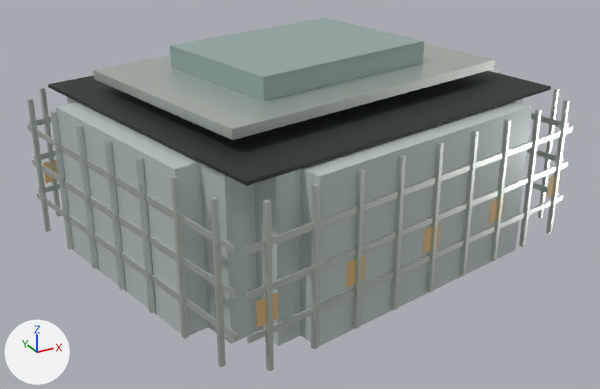
Two versions of the Blender file landmarks/assets/szu-performance.blend, one commit apart.
The view is the same before and after, from a 50 mm lens placed at (-59.0, -108.3, 59.6), pointed at (-1.4, -3.6, 7.3). Arrows for +X, +Y and +Z are at lower left; the lights stay in place. The older version comes first.

The scene before the commit, as lines of its bpy script (objects in view):
```python
ob_crown_box = bpy.data.objects.new('crown_box', me_crown_box)
ob_crown_box.location = (0.0, 0.0, 0.0)
ob_crown_box_001 = bpy.data.objects.new('crown_box.001', me_crown_box_001)
ob_crown_box_001.location = (0.0, 0.0, 0.0)
ob_envelope = bpy.data.objects.new('envelope', me_envelope)
ob_envelope.location = (0.0, 0.0, 0.0)
ob_fins = bpy.data.objects.new('fins', me_fins)
ob_fins.location = (0.0, 0.0, 0.0)
ob_floor_bands = bpy.data.objects.new('floor_bands', me_floor_bands)
ob_floor_bands.location = (0.0, 0.0, 0.0)
ob_roof_deck = bpy.data.objects.new('roof_deck', me_roof_deck)
ob_roof_deck.location = (0.0, 0.0, 0.0)
# also in view: 'night_windows' at (0.0, -0.4, 8.6)
```
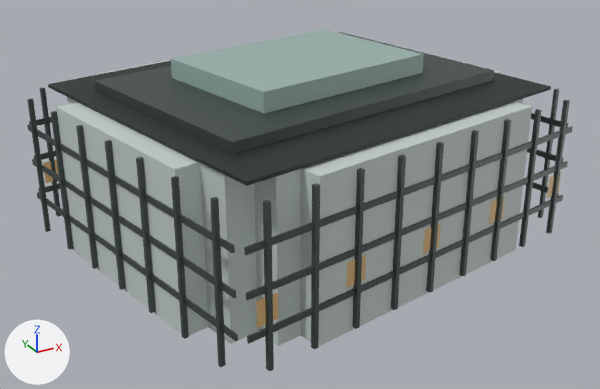
The change, as JSON lines over the scene's bpy script:
```json
{"op": "set", "path": "mat_glass.roughness", "old": "0.16", "new": "0.58"}
{"op": "set", "path": "mat_metal.base_color", "old": "(0.665, 0.723, 0.672)", "new": "(0.0685, 0.0908, 0.0844)", "note": "light grey #d5ddd6 -> dark grey #4a5552"}
{"op": "set", "path": "mat_metal.roughness", "old": "0.28", "new": "0.48"}
{"block": "me_crown_box", "where": "# used by ob_crown_box; location = (0.0, 0.0, 0.0)"}
{"op": "remove", "block": "me_crown_box", "code": "me_crown_box.from_pydata(...)  # 24 vertices, 6 faces; spans x -27.9..28.0, y -22.5..21.6, z 25.7..27.1"}
{"op": "add", "block": "me_crown_box", "code": "me_crown_box.from_pydata(...)  # 8 vertices, 6 faces; spans x -27.9..28.0, y -22.5..21.6, z 23.9..25.5"}
{"block": "me_crown_box", "change": "me_crown_box part 1: the loose piece of 4 vertices spanning x -27.9..28.0, y -22.5..21.6, z 25.7 is rebuilt with 8 vertices and now spans x -27.9..28.0, y -22.5..21.6, z 23.9..25.5"}
{"block": "me_crown_box", "change": "me_crown_box part 2: the loose piece of 4 vertices spanning x -21.0..28.0, y -22.5..-12.5, z 25.7..27.1 is deleted"}
{"block": "me_crown_box", "change": "me_crown_box part 3: the loose piece of 4 vertices spanning x -27.9..-21.0, y -22.5..11.6, z 25.7..27.1 is deleted"}
{"block": "me_crown_box", "change": "me_crown_box part 4: the loose piece of 4 vertices spanning x -27.9..28.0, y -22.5..21.6, z 27.1 is deleted"}
{"block": "me_crown_box", "change": "other edits to the shape of me_crown_box do not show in these pictures"}
{"block": "me_crown_box_001", "where": "# used by ob_crown_box_001; location = (0.0, 0.0, 0.0)"}
{"op": "remove", "block": "me_crown_box_001", "code": "me_crown_box_001.from_pydata(...)  # 24 vertices, 6 faces; spans x -17.3..17.3, y -14.5..13.6, z 26.8..30.4"}
{"op": "add", "block": "me_crown_box_001", "code": "me_crown_box_001.from_pydata(...)  # 8 vertices, 6 faces; spans x -17.3..17.3, y -14.5..13.6, z 25.2..28.4"}
{"block": "me_crown_box_001", "change": "me_crown_box_001 part 5: the loose piece of 4 vertices spanning x -17.3..17.3, y -14.5..13.6, z 26.8 is rebuilt with 8 vertices and now spans x -17.3..17.3, y -14.5..13.6, z 25.2..28.4"}
{"block": "me_crown_box_001", "change": "me_crown_box_001 part 6: the loose piece of 4 vertices spanning x -12.8..17.3, y -14.5..-8.4, z 26.8..30.4 is deleted"}
{"block": "me_crown_box_001", "change": "me_crown_box_001 part 7: the loose piece of 4 vertices spanning x -17.3..-12.8, y -14.5..7.5, z 26.8..30.4 is deleted"}
{"block": "me_crown_box_001", "change": "me_crown_box_001 part 8: the loose piece of 4 vertices spanning x -17.3..17.3, y -14.5..13.6, z 30.4 is deleted"}
{"block": "me_crown_box_001", "change": "other edits to the shape of me_crown_box_001 do not show in these pictures"}
```

Pixel boxes (x1, y1, x2, y2) of what changed, in the pictures (600 x 389 px):
```json
{"object": "crown_box", "change": "recoloured, surface changed, reshaped", "before": [93, 43, 495, 140], "after": [94, 32, 494, 154]}
{"object": "fins", "change": "recoloured, surface changed", "before": [27, 87, 570, 371], "after": [27, 87, 570, 371]}
{"object": "crown_box.001", "change": "reshaped", "before": [170, 18, 424, 101], "after": [171, 29, 423, 113]}
{"object": "floor_bands", "change": "recoloured, surface changed", "before": [27, 113, 573, 344], "after": [27, 113, 573, 344]}
{"part": 1, "of": "me_crown_box", "change": "rebuilt", "after": [94, 32, 494, 154], "on screen": "not visible before"}
{"part": 2, "of": "me_crown_box", "change": "deleted", "before": [232, 60, 495, 140]}
{"part": 3, "of": "me_crown_box", "change": "deleted", "before": [93, 70, 232, 140]}
{"part": 4, "of": "me_crown_box", "change": "deleted", "before": [95, 43, 493, 129]}
{"part": 5, "of": "me_crown_box_001", "change": "rebuilt", "after": [171, 29, 423, 113], "on screen": "not visible before"}
{"part": 6, "of": "me_crown_box_001", "change": "deleted", "before": [263, 41, 424, 101]}
{"part": 7, "of": "me_crown_box_001", "change": "deleted", "before": [170, 46, 264, 101]}
{"part": 8, "of": "me_crown_box_001", "change": "deleted", "before": [170, 18, 422, 77]}
```
